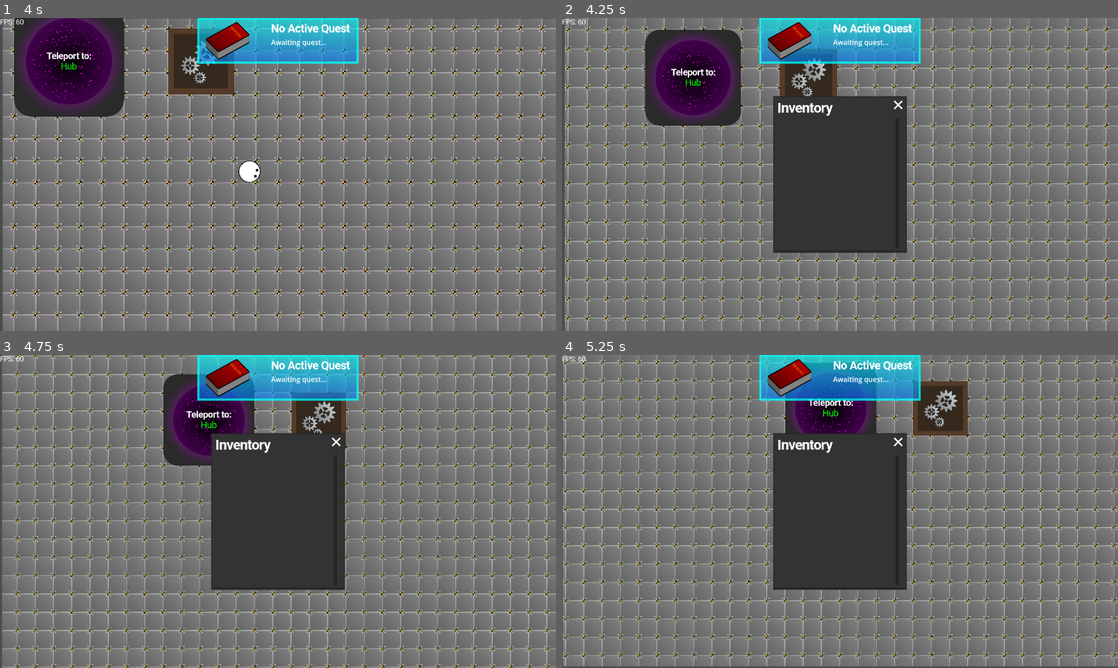
Above: before the commit, frames 1-4 (two rows, left to right).
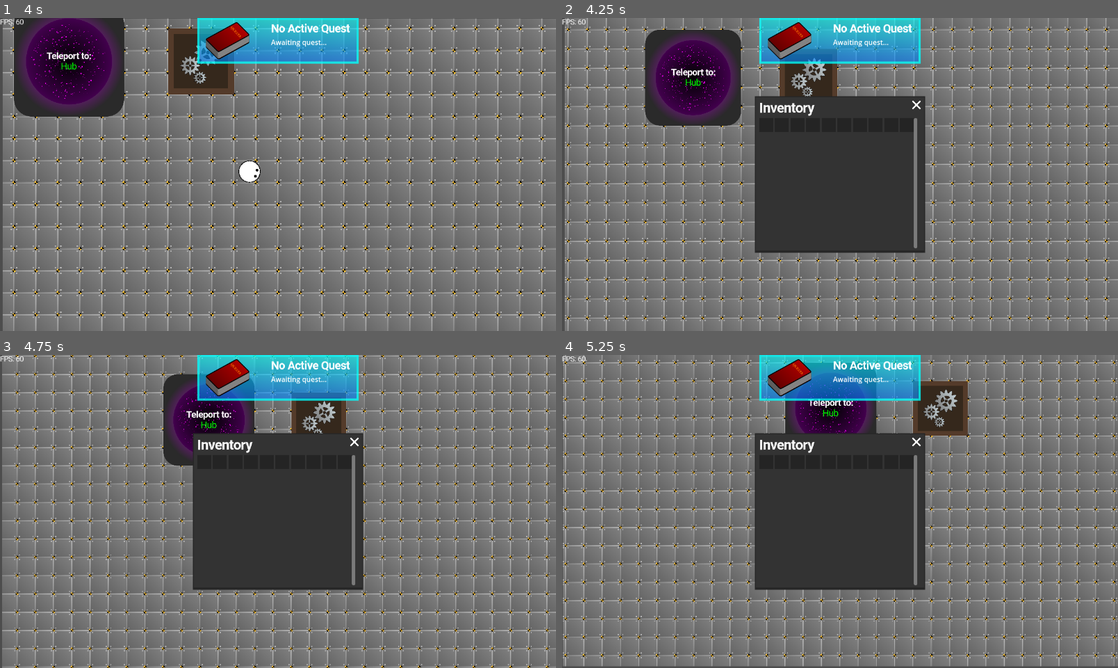
Above: after the commit, the same moments.

Repository: TrueSunGaming/industrial-revolution-2
Game: Godot game, scene res://scenes/main/main.tscn
Same seed, same stepped clock (60 frames per second), same inputs: the game is played once before the commit and once after it.
Inputs (mouse positions are in pixels of both pictures, inside the frame that each line leads up to):
- Up to frame 1 (4 s): move the mouse to (400, 158) at 0.52 s; hold D (right) 0.53-1.28 s; click (400, 158) at 0.6 s; move the mouse to (166, 190) at 1.27 s; hold S (down) 1.28-2.03 s; click (166, 190) at 1.35 s; move the mouse to (333, 105) at 2.02 s; hold D (right) 2.03-2.78 s; right-click (333, 105) at 2.1 s; click (333, 105) at 2.3 s; move the mouse to (250, 237) at 2.77 s; hold W (up) 2.78-3.53 s; tap Mouse wheel up (zoomin) at 2.85 s; click (250, 237) at 3.05 s; move the mouse to (444, 221) at 3.52 s; hold A (left) from 3.53 s (still down); hold Mouse wheel down (zoomout) from 3.53 s (still down); click (444, 221) at 3.8 s
- Up to frame 2 (4.25 s): keep holding A (left); keep holding Mouse wheel down (zoomout); tap E (inventory) at 4.15 s
- Up to frame 3 (4.75 s): keep holding A (left); move the mouse to (83, 367) at 4.27 s; release Mouse wheel down (zoomout) at 4.28 s; tap Shift at 4.35 s; click (83, 367) at 4.55 s
- Up to frame 4 (5.25 s): move the mouse to (867, 511) at 5.02 s; release A (left) at 5.03 s; hold S (down) from 5.03 s (still down); click (867, 511) at 5.1 s

Frame 1 is identical in both runs. In frame 2, 3.4% of the frame differs, in the area x 34-66%, y 24-76%; in frame 3, 3.3%; in frame 4, 3.4%.
Error before the commit: Invalid access to property or key 'sort_mode' on a base object of type 'Nil'. (res://scenes/ui/inventory/InventoryDisplay.gd:44)

Commit message:
implement placing tiles

Diff:
--- a/global/util/BaseFactory.gd
+++ b/global/util/BaseFactory.gd
@@ -7,3 +7,6 @@
 
 func register(key: String, value: Variant) -> void:
 	lookup[key] = value
+
+func can_generate(key: String) -> bool:
+	return lookup.has(key)
--- a/scenes/factory/WorldContainer.gd
+++ b/scenes/factory/WorldContainer.gd
@@ -10,6 +10,12 @@
 		return world.tiles.filter(func (v: TileEntityInstance):
 			return v.render_rect.has_point(get_local_mouse_position())
 		)
+
+var can_place: bool:
+	get:
+		if hovered_tiles.size() > 0: return false
+		if not global.item_on_mouse: return false
+		return TileWorld.tei_factory.can_generate(global.item_on_mouse.item_id)
 
 func _ready() -> void:
 	refs.world_container = self
@@ -58,10 +64,19 @@
 
 	add_child(instance.node_ref)
 
+func handle_hover_click() -> void:
+	for i in hovered_tiles:
+		i.on_click()
+
+func handle_interact() -> void:
+	if hovered_tiles.size() > 0: handle_hover_click()
+
+func handle_place() -> void:
+	world.place_held_item()
+
 func _input(event: InputEvent) -> void:
 	if refs.ui.panel_visible: return
 	if refs.factory.disabled: return
 
-	if Input.is_action_just_released("interact"):
-		for i in hovered_tiles:
-			i.on_click()
+	if Input.is_action_just_released("place") and can_place: return handle_place()
+	if Input.is_action_just_released("interact") and hovered_tiles.size() > 0: return handle_interact()
--- a/scenes/factory/tile_sys/TileEntityInstanceFactory.gd
+++ b/scenes/factory/tile_sys/TileEntityInstanceFactory.gd
@@ -2,7 +2,7 @@
 
 func _init() -> void:
 	register("portal", PortalInstance)
-	register("machine_1", MachineInstance)
+	register("assembler_1", MachineInstance)
 
 func generate(key: String) -> TileEntityInstance:
 	var instance: TileEntityInstance = super.generate(key).new()
--- a/scenes/factory/tile_sys/TileWorld.gd
+++ b/scenes/factory/tile_sys/TileWorld.gd
@@ -48,6 +48,23 @@
 
 	return place_tile(instance)
 
+func place_held_item() -> bool:
+	if not global.item_on_mouse: return false
+
+	var success := place_tile_id(
+		global.item_on_mouse.item_id,
+		world_to_tile(refs.world_container.get_local_mouse_position()).floor()
+	)
+
+	if not success: return false
+
+	global.item_on_mouse.count -= 1
+	if global.item_on_mouse.count < 1:
+		global.item_on_mouse = null
+		global.item_on_mouse_original_inventory = null
+
+	return true
+
 func tile_at(tile: Vector2) -> TileEntityInstance:
 	var filtered := tiles.filter(func (v: TileEntityInstance): return v.placement_rect.has_point(tile))
 
--- a/scenes/ui/inventory/player/PlayerInventory.tscn
+++ b/scenes/ui/inventory/player/PlayerInventory.tscn
@@ -1,9 +1,18 @@
-[gd_scene load_steps=5 format=3 uid="uid://dpko3avusdf3f"]
+[gd_scene load_steps=7 format=3 uid="uid://dpko3avusdf3f"]
 
 [ext_resource type="PackedScene" uid="uid://cow11y4t4rnws" path="res://scenes/ui/UIPanel.tscn" id="1_l7q7i"]
 [ext_resource type="Script" path="res://scenes/ui/inventory/player/PlayerInventory.gd" id="2_hcftd"]
 [ext_resource type="Script" path="res://scenes/ui/inventory/InventoryDisplay.gd" id="2_q8up7"]
 [ext_resource type="StyleBox" uid="uid://cgcf884o18l5q" path="res://scenes/ui/ScrollContainerStyleBox.tres" id="3_f171c"]
+[ext_resource type="Script" path="res://scenes/ui/inventory/InventoryDisplayConfig.gd" id="5_4ij1n"]
+
+[sub_resource type="Resource" id="Resource_3rftu"]
+script = ExtResource("5_4ij1n")
+sort_mode = 2
+extra_rows = 1
+hover_effect = true
+pickable = true
+accepts_input = true
 
 [node name="UIPanel" instance=ExtResource("1_l7q7i")]
 script = ExtResource("2_hcftd")
@@ -21,6 +30,4 @@
 layout_mode = 2
 columns = 10
 script = ExtResource("2_q8up7")
-sort_mode = "Quantity"
-items_pickable = true
-items_droppable = true
+config = SubResource("Resource_3rftu")
